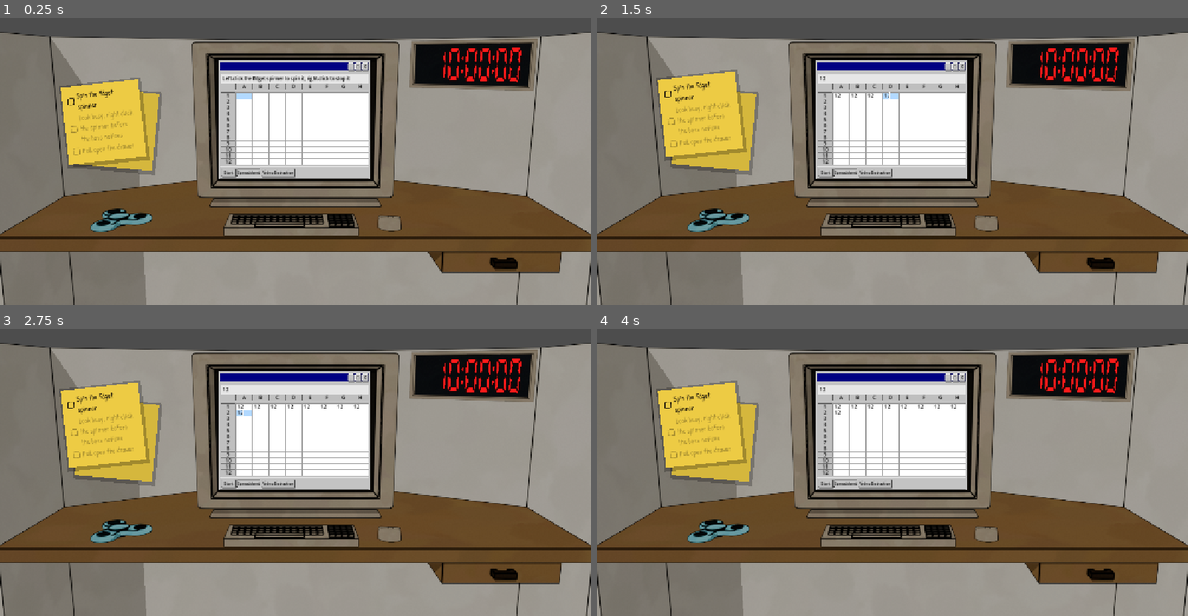
Above: before the commit, frames 1-4 (two rows, left to right).
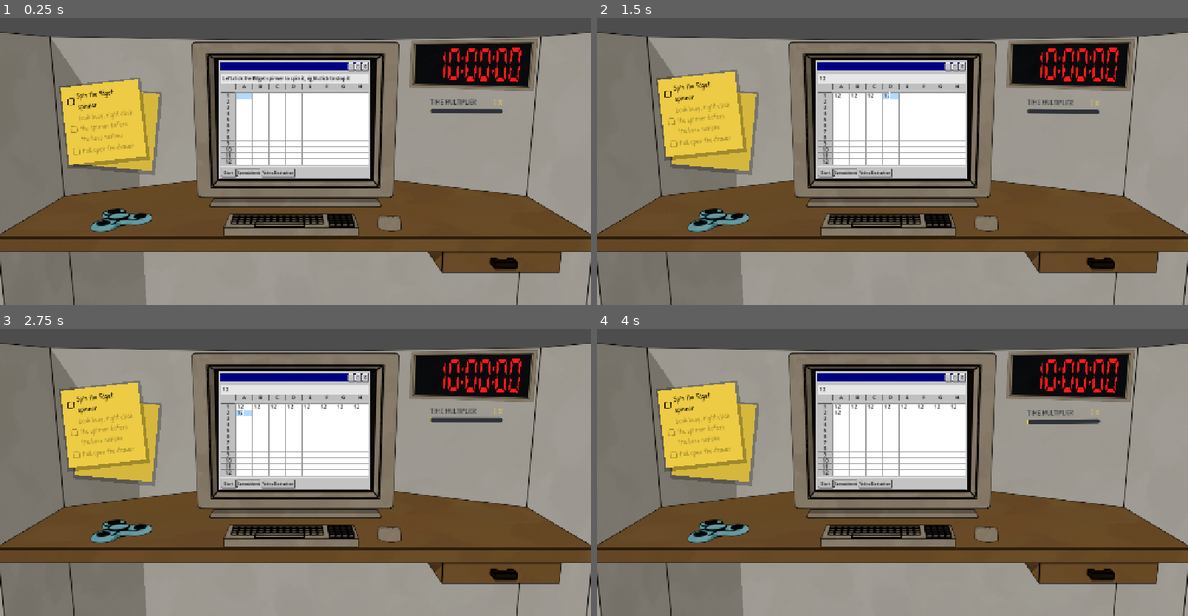
Above: after the commit, the same moments.

Repository: Jelleas/gmtk-2026
Game: Godot game, scene res://src/main.tscn
The game is run twice, just before and just after one commit, with the same random seed, the same clock (stepped at 60 frames per second) and the same inputs.
Inputs (mouse positions are in pixels of both pictures, inside the frame that each line leads up to):
- Up to frame 1 (0.25 s): no input
- Up to frame 2 (1.5 s): click (845, 95) at 0.52 s; type "12" at 0.6 s; click (857, 95) at 0.75 s; type "12" at 0.83 s; click (874, 95) at 0.98 s; type "12" at 1.07 s; click (892, 95) at 1.27 s; type "12" at 1.35 s
- Up to frame 3 (2.75 s): click (313, 406) at 1.5 s; type "12" at 1.58 s; click (330, 406) at 1.73 s; type "12" at 1.82 s; click (348, 406) at 2.02 s; type "12" at 2.1 s; click (360, 406) at 2.25 s; type "12" at 2.33 s; click (248, 412) at 2.48 s; type "12" at 2.57 s
- Up to frame 4 (4 s): click "X" at 2.75 s; click "Start" at 3.5 s

The runs differ from the first frame. In frame 1, 0.3% of the frame differs, in the area x 72-86%, y 28-34%; in frame 2, 0.3%; in frame 3, 0.3%, in the area x 72-86%, y 27-33%; in frame 4, 0.3%.

Commit message:
add multiplier counter

Diff:
--- a/resources/theme/main_theme.tres
+++ b/resources/theme/main_theme.tres
@@ -10,6 +10,14 @@
 shadow_color = Color(0.19255564, 0.1925557, 0.19255555, 1)
 shadow_size = 1
 shadow_offset = Vector2(0, 1)
+
+[sub_resource type="StyleBoxFlat" id="StyleBoxFlat_6q8pu"]
+bg_color = Color(0.18039216, 0.19607843, 0.21960784, 0)
+draw_center = false
+corner_radius_top_left = 2
+corner_radius_top_right = 2
+corner_radius_bottom_right = 2
+corner_radius_bottom_left = 2
 
 [sub_resource type="StyleBoxFlat" id="StyleBoxFlat_1ecgp"]
 bg_color = Color(0, 0, 0.50980395, 1)
@@ -68,6 +76,8 @@
 ComputerPanel/styles/panel = SubResource("StyleBoxFlat_3doyt")
 ComputerTaskbar/base_type = &"PanelContainer"
 ComputerTaskbar/styles/panel = SubResource("StyleBoxFlat_taskbar")
+MultiplierPanel/base_type = &"PanelContainer"
+MultiplierPanel/styles/panel = SubResource("StyleBoxFlat_6q8pu")
 TopBarContainer/base_type = &"PanelContainer"
 TopBarContainer/styles/panel = SubResource("StyleBoxFlat_1ecgp")
 WindowsButton/base_type = &"Button"
--- a/src/clock/clock.gd
+++ b/src/clock/clock.gd
@@ -1,4 +1,6 @@
 extends Node2D
+
+signal total_multiplier_changed(multiplier: float, cap: float)
 
 @onready var clock_viewport: SubViewport = $ClockViewport
 @onready var clock_surface: Polygon2D = $ClockSurface
@@ -12,6 +14,8 @@
 
 ## Under this much left on the clock, the day is on its last hour.
 const LAST_HOUR := 3600
+## Spinner x phone x video: 2 x 10 x 10.
+const MAX_TOTAL_MULTIPLIER := 200.0
 
 var realtime = 0.0
 var time = 10 * 3600
@@ -26,6 +30,7 @@
 	EventBus.punishment_ended.connect(on_punishment_end)
 
 	%TimeLabel.text = format_time(time)
+	_update_multiplier_display()
 
 func _process(delta: float) -> void:
 	if not is_running:
@@ -52,11 +57,13 @@
 func on_day_start():
 	is_running = true
 
-func on_activity_start(source_id: StringName, multiplier: float):
+func on_activity_start(source_id: StringName, multiplier: float) -> void:
 	active_multipliers[source_id] = multiplier
+	_update_multiplier_display()
 
-func on_activity_end(source_id: StringName):
+func on_activity_end(source_id: StringName) -> void:
 	active_multipliers.erase(source_id)
+	_update_multiplier_display()
 
 func on_punishment_start(_activity_count: int) -> void:
 	is_punished = true
@@ -71,12 +78,18 @@
 	var secs := total % 60
 	return "%02d:%02d:%02d" % [hours, minutes, secs]
 
-func positive_multiplier():
-	var m = 1.0
+func positive_multiplier() -> float:
+	var multiplier := 1.0
 	for multi in active_multipliers.values():
-		m *= multi
-	return m
+		multiplier *= multi
+	return multiplier
 
-func negative_multiplier():
+func max_total_multiplier() -> float:
+	return MAX_TOTAL_MULTIPLIER
+
+func negative_multiplier() -> float:
 	var hours = 8 - (time / 3600)
 	return 1 / exp(hours / (10 - hours))
+
+func _update_multiplier_display() -> void:
+	total_multiplier_changed.emit(positive_multiplier(), MAX_TOTAL_MULTIPLIER)
--- /dev/null
+++ b/src/multiplier_meter/multiplier_meter.gd
@@ -0,0 +1,44 @@
+extends Node2D
+
+@export var clock_path: NodePath
+
+@onready var display: Node2D = $Display
+@onready var multiplier_label: Label = %MultiplierLabel
+@onready var progress_bar: ProgressBar = %ProgressBar
+
+var clock: Node
+var multiplier := 1.0
+var cap := 1.0
+var float_time := 0.0
+
+
+func _ready() -> void:
+	clock = get_node_or_null(clock_path)
+	if clock == null:
+		push_warning("Multiplier meter needs a clock node.")
+		return
+
+	clock.connect(&"total_multiplier_changed", _on_total_multiplier_changed)
+	_on_total_multiplier_changed(
+		clock.call(&"positive_multiplier"),
+		clock.call(&"max_total_multiplier"),
+	)
+
+
+func _process(delta: float) -> void:
+	float_time += delta
+	display.position.y = sin(float_time * 1.7) * 3.0
+	display.rotation = sin(float_time * 1.1) * 0.012
+
+
+func _on_total_multiplier_changed(new_multiplier: float, new_cap: float) -> void:
+	multiplier = new_multiplier
+	cap = new_cap
+	multiplier_label.text = _format_multiplier(multiplier)
+	progress_bar.value = clampf(multiplier / cap * 100.0, 0.0, 100.0)
+
+
+func _format_multiplier(value: float) -> String:
+	if is_equal_approx(value, roundf(value)):
+		return "%d" % int(value)
+	return "%.1f" % value
--- /dev/null
+++ b/src/multiplier_meter/multiplier_meter.tscn
@@ -0,0 +1,77 @@
+[gd_scene format=3 uid="uid://iiy5mthiwbhn"]
+
+[ext_resource type="Script" uid="uid://dkfj63cxn2nj4" path="res://src/multiplier_meter/multiplier_meter.gd" id="1_script"]
+[ext_resource type="FontFile" uid="uid://d0jbox8bmnpvr" path="res://resources/fonts/PatrickHand-Regular.ttf" id="2_font"]
+[ext_resource type="FontFile" uid="uid://waeboggto76o" path="res://resources/fonts/DSEG7ClassicMini-Bold.ttf" id="3_vft7o"]
+
+[sub_resource type="StyleBoxFlat" id="StyleBoxFlat_progress_background"]
+bg_color = Color(0.18039216, 0.19607843, 0.21960784, 1)
+corner_radius_top_left = 5
+corner_radius_top_right = 5
+corner_radius_bottom_right = 5
+corner_radius_bottom_left = 5
+
+[sub_resource type="StyleBoxFlat" id="StyleBoxFlat_fill"]
+bg_color = Color(0.92941177, 0.79607844, 0.26666668, 1)
+corner_radius_top_left = 5
+corner_radius_top_right = 5
+corner_radius_bottom_right = 5
+corner_radius_bottom_left = 5
+
+[node name="MultiplierMeter" type="Node2D" unique_id=1786375230]
+script = ExtResource("1_script")
+
+[node name="Display" type="Node2D" parent="." unique_id=1958569892]
+
+[node name="PanelContainer" type="PanelContainer" parent="Display" unique_id=46622246]
+offset_right = 40.0
+offset_bottom = 40.0
+theme_type_variation = &"MultiplierPanel"
+
+[node name="MarginContainer" type="MarginContainer" parent="Display/PanelContainer" unique_id=662578901]
+layout_mode = 2
+theme_override_constants/margin_left = 5
+theme_override_constants/margin_top = 5
+theme_override_constants/margin_right = 5
+theme_override_constants/margin_bottom = 5
+
+[node name="VBoxContainer" type="VBoxContainer" parent="Display/PanelContainer/MarginContainer" unique_id=1077380879]
+layout_mode = 2
+
+[node name="HBoxContainer" type="HBoxContainer" parent="Display/PanelContainer/MarginContainer/VBoxContainer" unique_id=1506554502]
+layout_mode = 2
+
+[node name="TitleLabel" type="Label" parent="Display/PanelContainer/MarginContainer/VBoxContainer/HBoxContainer" unique_id=41815740]
+layout_mode = 2
+theme_override_colors/font_color = Color(0.18039216, 0.19607843, 0.21960784, 1)
+theme_override_fonts/font = ExtResource("2_font")
+theme_override_font_sizes/font_size = 16
+text = "TIME MULTIPLIER"
+vertical_alignment = 1
+
+[node name="MultiplierLabel" type="Label" parent="Display/PanelContainer/MarginContainer/VBoxContainer/HBoxContainer" unique_id=294903368]
+unique_name_in_owner = true
+custom_minimum_size = Vector2(40, 0)
+layout_mode = 2
+theme_override_colors/font_color = Color(0.92941177, 0.79607844, 0.26666668, 1)
+theme_override_fonts/font = ExtResource("3_vft7o")
+theme_override_font_sizes/font_size = 17
+horizontal_alignment = 2
+vertical_alignment = 1
+
+[node name="TitleLabel2" type="Label" parent="Display/PanelContainer/MarginContainer/VBoxContainer/HBoxContainer" unique_id=1808389128]
+layout_mode = 2
+theme_override_colors/font_color = Color(0.92941177, 0.79607844, 0.26666668, 1)
+theme_override_fonts/font = ExtResource("2_font")
+theme_override_font_sizes/font_size = 16
+text = "X"
+vertical_alignment = 1
+
+[node name="ProgressBar" type="ProgressBar" parent="Display/PanelContainer/MarginContainer/VBoxContainer" unique_id=1450339908]
+unique_name_in_owner = true
+custom_minimum_size = Vector2(10, 10)
+layout_mode = 2
+mouse_filter = 2
+theme_override_styles/background = SubResource("StyleBoxFlat_progress_background")
+theme_override_styles/fill = SubResource("StyleBoxFlat_fill")
+show_percentage = false
--- a/src/office/office.tscn
+++ b/src/office/office.tscn
@@ -5,6 +5,7 @@
 [ext_resource type="PackedScene" uid="uid://drnwmmcdl4ifr" path="res://src/boss/boss.tscn" id="3_jfxul"]
 [ext_resource type="PackedScene" uid="uid://dolb7fbje0brd" path="res://src/clock/clock.tscn" id="4_yltk5"]
 [ext_resource type="PackedScene" uid="uid://pnkt02rak0tl" path="res://src/computer/computer.tscn" id="5_jfxul"]
+[ext_resource type="PackedScene" uid="uid://iiy5mthiwbhn" path="res://src/multiplier_meter/multiplier_meter.tscn" id="5_multiplier_meter"]
 [ext_resource type="PackedScene" uid="uid://dosq7nhbpil77" path="res://src/phone/phone.tscn" id="7_pcami"]
 [ext_resource type="PackedScene" uid="uid://ct8knnije263x" path="res://src/postit/postit_stack.tscn" id="8_yo1l8"]
 [ext_resource type="PackedScene" uid="uid://vfw2c4ylf0ob" path="res://src/office/office_view.tscn" id="9_office_view"]
@@ -25,6 +26,10 @@
 
 [node name="ClockSurface" parent="Clock" index="1"]
 polygon = PackedVector2Array(-28, -20, 222, -23, 215, 70, -32, 65)
+
+[node name="MultiplierMeter" parent="." unique_id=1559379934 instance=ExtResource("5_multiplier_meter")]
+position = Vector2(927, 262)
+clock_path = NodePath("../Clock")
 
 [node name="Boss" parent="." unique_id=821479703 instance=ExtResource("3_jfxul")]
 z_index = -1
--- a/src/phone/phone.gd
+++ b/src/phone/phone.gd
@@ -3,6 +3,7 @@
 const SOURCE_ID := &"dating_app"
 const ACTIVITY_MULTIPLIER := 5.0
 const SWIPE_MULTIPLIER_INCREASE := 0.5
+const MAX_ACTIVITY_MULTIPLIER := 10.0
 const SWIPE_RESET_DELAY := 3.0
 const CARDS_VISIBLE_PROGRESS := 0.92
 
@@ -179,7 +180,10 @@
 	if not is_activity_active or not _can_activate_activity():
 		return
 
-	current_activity_multiplier += SWIPE_MULTIPLIER_INCREASE
+	current_activity_multiplier = minf(
+		MAX_ACTIVITY_MULTIPLIER,
+		current_activity_multiplier + SWIPE_MULTIPLIER_INCREASE,
+	)
 	swipe_reset_timer.start()
 	EventBus.activity_started.emit(SOURCE_ID, current_activity_multiplier)
 
Not shown, added: src/multiplier_meter/multiplier_meter.gd.uid
